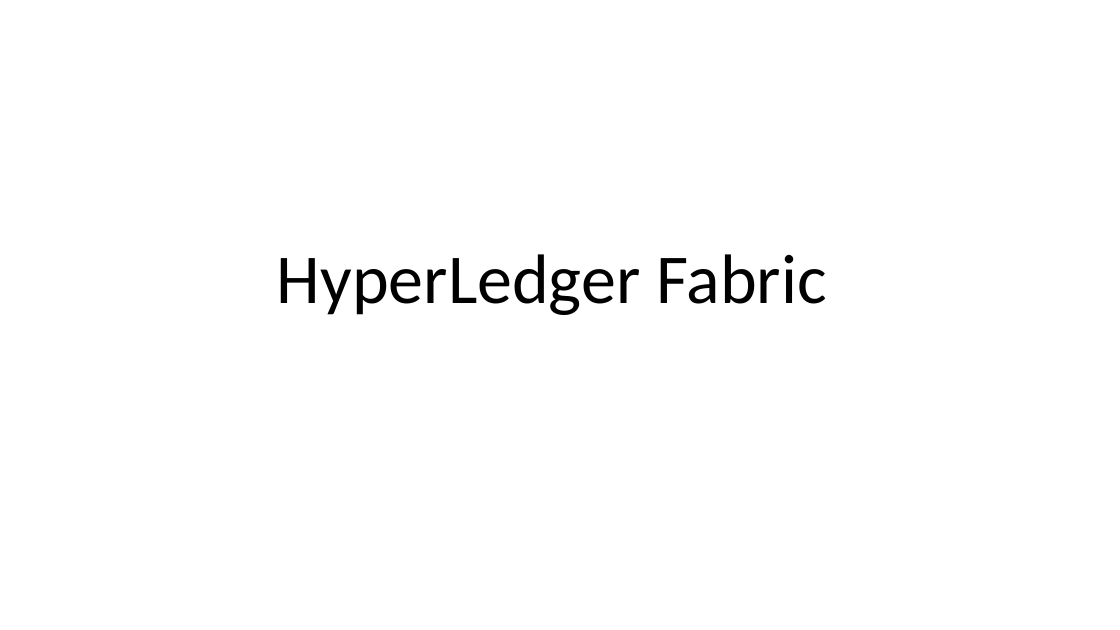
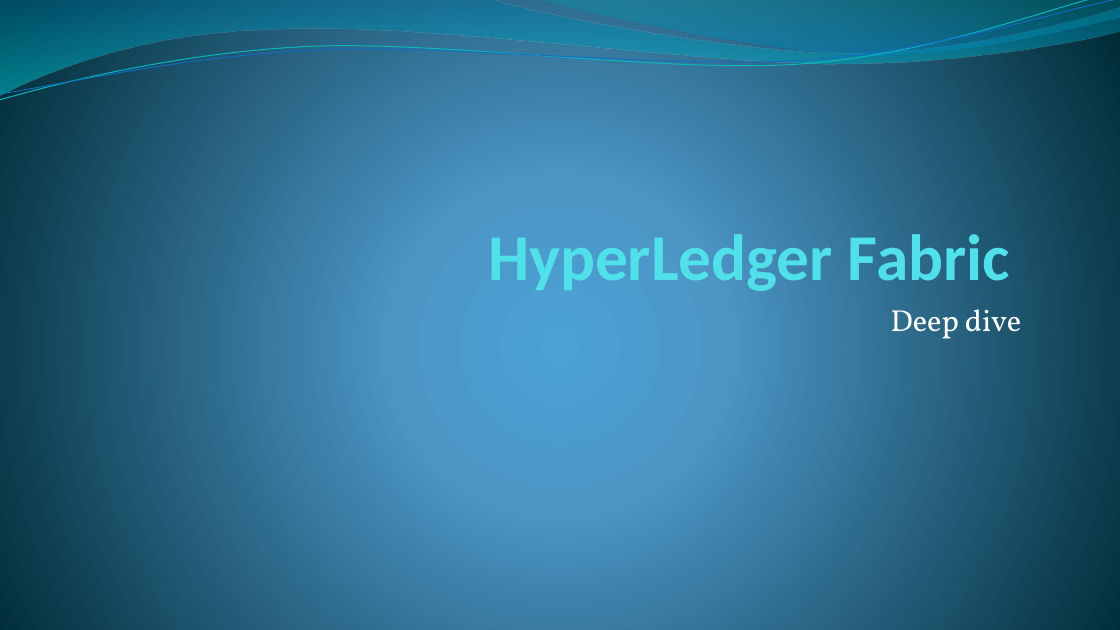
Before and after one commit to aleksamirkovic/blockchainExamples, a slide deck: slide 1 of HyperLedgerFabric.pptx. Drawn at 1120x630 pixels with LibreOffice and Linux fonts; fonts in the diff are those of the drawing. Boxes give left, top, right and bottom in pixels: in the first picture for what was removed or moved away, otherwise in the second. Text is boxed around its words. In the diff, an @@ line names an element or a change of style, - is before the commit and + after.

```diff
--- a/HyperLedgerFabric.pptx
+++ b/HyperLedgerFabric.pptx
@@ background #FFFFFF to gradient #4AA0D6 to #4C98C7 to #002C38 @@
@@ freeform shape added at (x1=0, y1=0, x2=1120, y2=95), fill gradient #0074A1 to #00C6CF @@
@@ freeform shape added at (x1=0, y1=0, x2=1120, y2=105), outline #0AB8BF 0.85 pt @@
@@ freeform shape added at (x1=0, y1=0, x2=1120, y2=100), outline #0F6FC6 0.75 pt @@
@@ freeform shape added at (x1=537, y1=0, x2=1120, y2=58), fill gradient #00A1A9 to #008BBF @@
@@ title "HyperLedger Fabric" moved from (x1=277, y1=254, x2=827, y2=315) to (x1=488, y1=227, x2=1010, y2=291) @@
@@ title "HyperLedger Fabric" at (x1=488, y1=227, x2=1010, y2=291): size 60 to 56 pt, text colour #000000 to #51E0EA, bold on; alignment centre to right; line spacing 0.9 to 1 @@
@@ subtitle added at (x1=891, y1=309, x2=1021, y2=339), 26 pt, text #FFFFFF @@
+Deep dive
```
Also in this commit, not shown: 29 other slides changed, 1 slide added, 5 slides removed.
